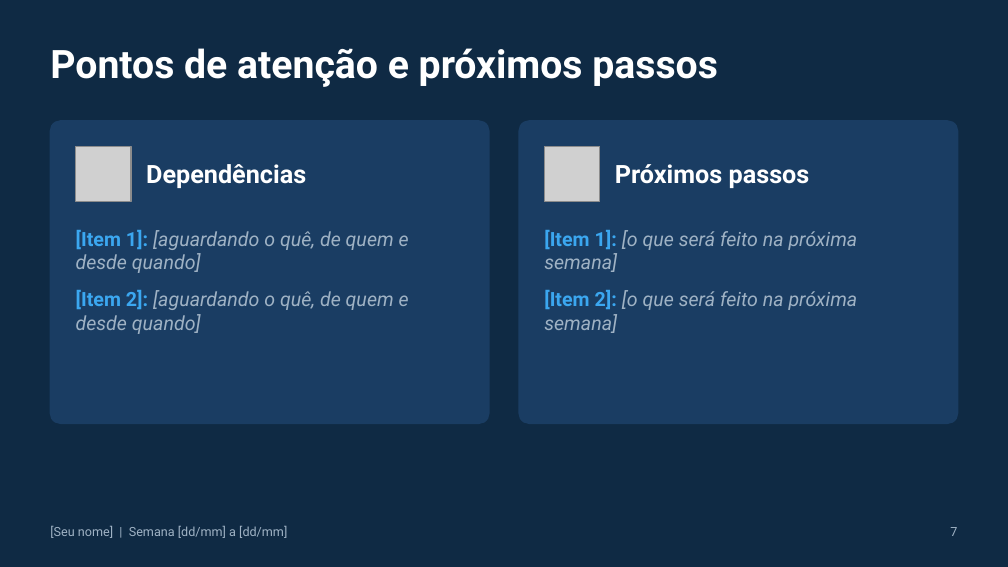
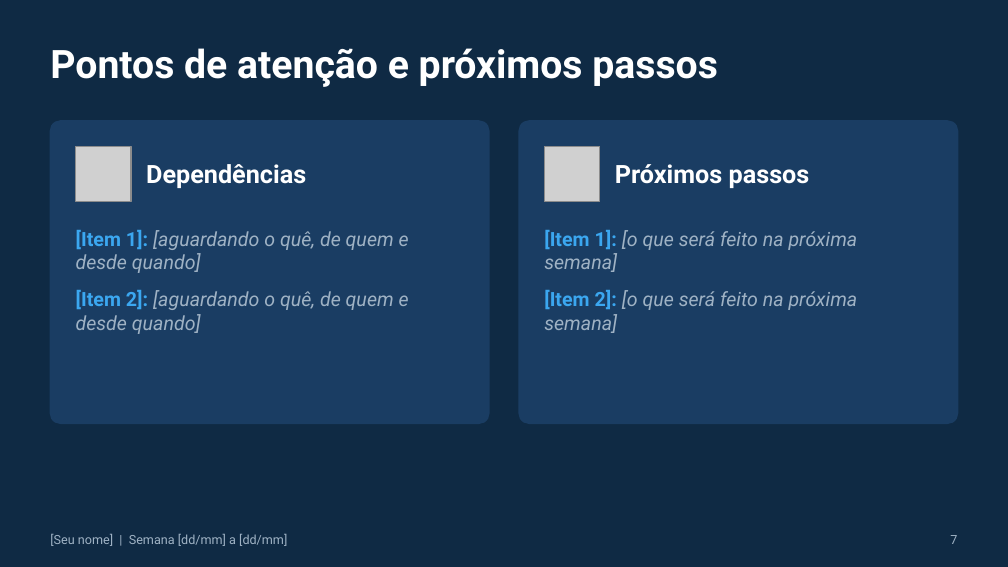
Before and after one commit to dtdias/status-board, a slide deck: slide 10 of design/template-variations/navy-corporate.pptx. Drawn at 1008x567 pixels with LibreOffice and Linux fonts; fonts in the diff are those of the drawing; grey boxes stand for pictures. Boxes give left, top, right and bottom in pixels: in the first picture for what was removed or moved away, otherwise in the second. Text is boxed around its words. In the diff, an @@ line names an element or a change of style, - is before the commit and + after.

Commit message:
fix(design): regenerate template variations by patching XML so numbers stay aligned
DeckCraft format.color changed the text anchor of recoloured text, pushing the numbers in the 'Demandas novas' circles (and step titles) off-centre. Variations are now built by patching srgbClr values, fonts and icon PNGs in the base package; layout XML is verified identical to the base. Terracotta uses Cambria instead of Georgia to avoid old-style figures dropping below the baseline. Adds the build and contact-sheet scripts.

```diff
--- a/design/template-variations/navy-corporate.pptx
+++ b/design/template-variations/navy-corporate.pptx
@@ text "[Seu nome] | Semana [dd/mm] ...": place and size @@
-text "[Seu nome] | Semana [dd/mm] ..." at bbox=[50, 526, 287, 538]
+text "[Seu nome] | Semana [dd/mm] ..." at bbox=[50, 534, 287, 546]
@@ text "7": place and size @@
-text "7" at bbox=[950, 527, 957, 536]
+text "7" at bbox=[950, 535, 957, 544]
```
Also in this commit, not shown: 9 other slides changed, 11 other files.
